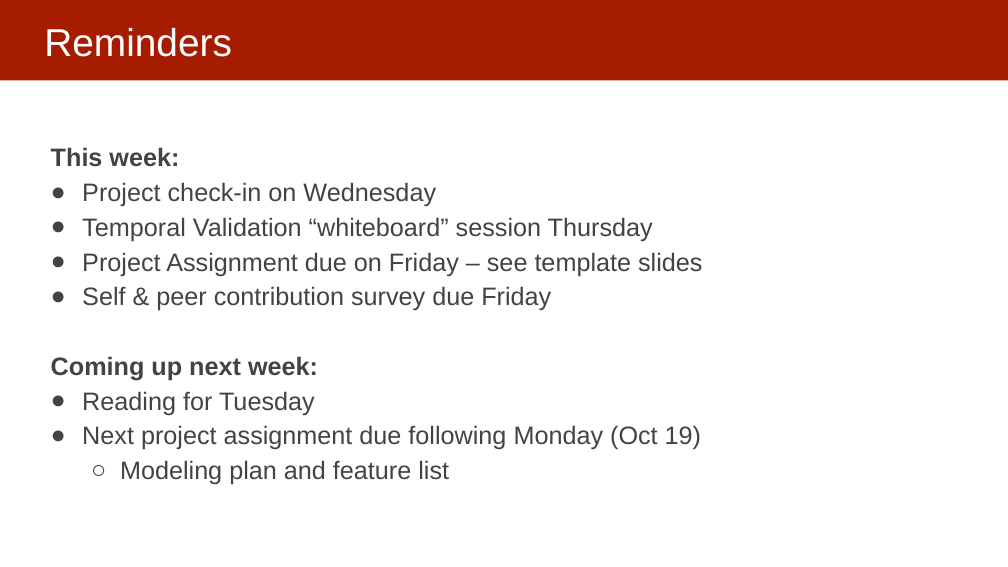
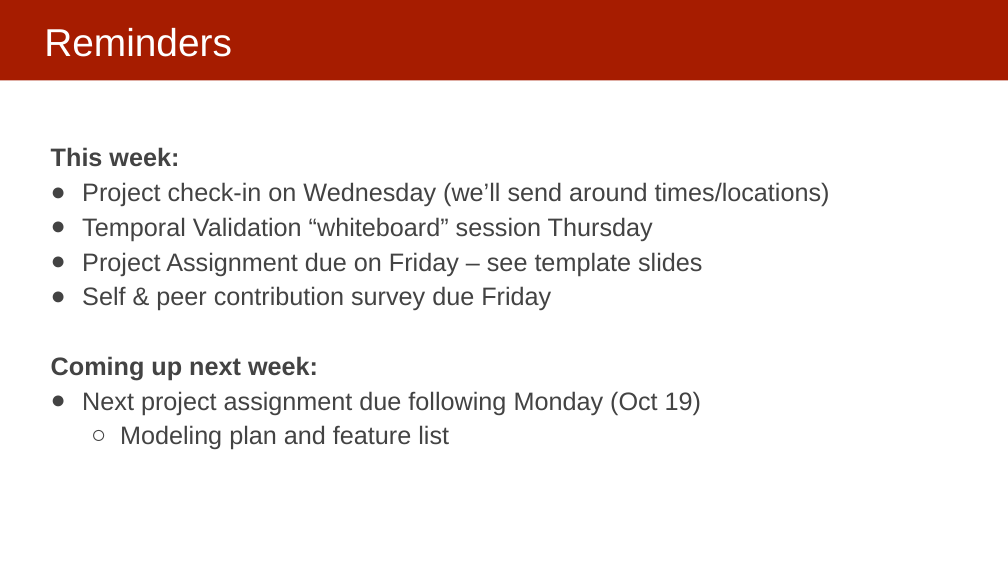
Before and after one commit to dssg/mlforpublicpolicylab, a slide deck: slide 2 of 06 - Performance and Evaluation Pt 2/Model Selection and Validation - Part II.pptx. Drawn at 1008x567 pixels with LibreOffice and Linux fonts; fonts in the diff are those of the drawing. Boxes give left, top, right and bottom in pixels: in the first picture for what was removed or moved away, otherwise in the second. Text is boxed around its words. In the diff, an @@ line names an element or a change of style, - is before the commit and + after.

```diff
--- a/06 - Performance and Evaluation Pt 2/Model Selection and Validation - Part II.pptx
+++ b/06 - Performance and Evaluation Pt 2/Model Selection and Validation - Part II.pptx
@@ text at (82, 182, 830, 207): text changed @@
-● Project check-in on Wednesday
+● Project check-in on Wednesday (we’ll send around times/locations)
@@ text at (82, 391, 315, 415): paragraph removed @@
-● Reading for Tuesday
```
Also in this commit, not shown: 3 other slides changed, 12 slides added, 2 slides removed.
